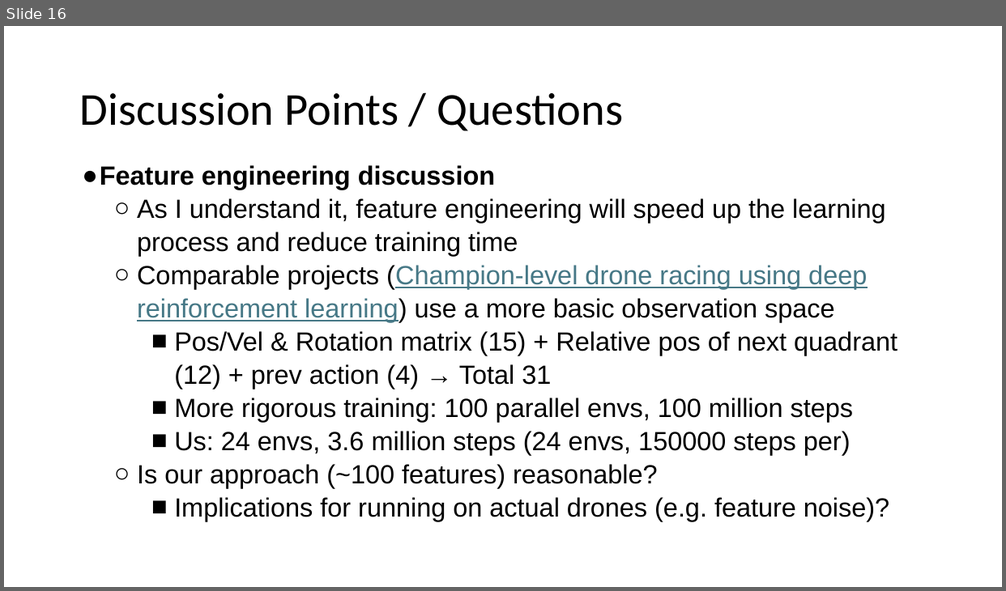
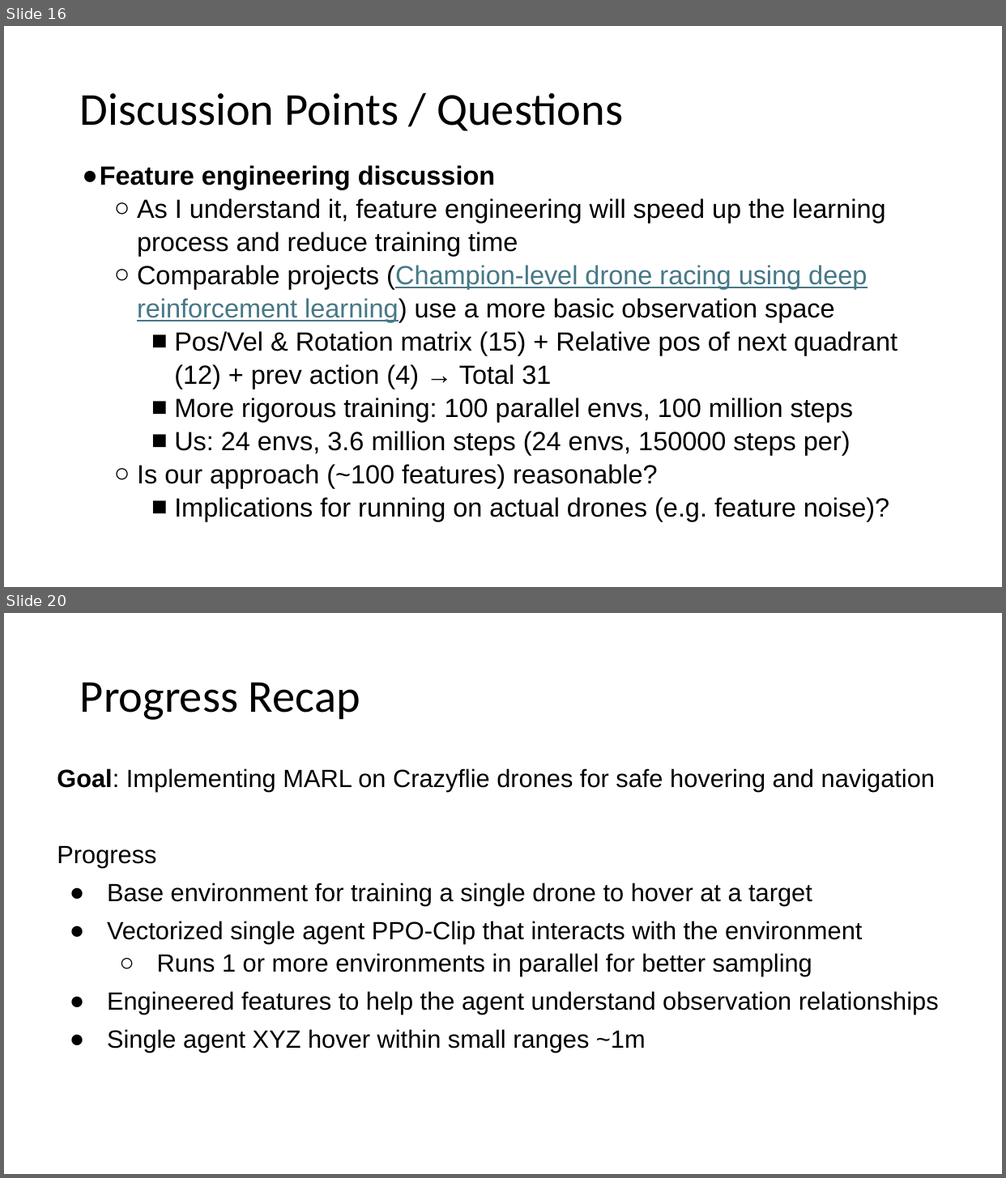
Before and after one commit to shazia-dewan/multi-agentCrazyflieLift, a slide deck: docs/MIRL LAB Honours Project Bi-Weekly Update.pptx. Shown one above the other, each under a label of ours: slide 16 before the commit, slides 16 and 20 after it; the slides between them are not shown. The pictures are 1006x591 and 1006x1178 pixels, drawn with LibreOffice and Linux fonts; fonts in the diff are those of the drawing. Boxes give left, top, right and bottom in pixels: in the first picture for what was removed or moved away, otherwise in the second. Text is boxed around its words. In the diff, an @@ line names an element or a change of style, - is before the commit and + after.

```diff
--- a/docs/MIRL LAB Honours Project Bi-Weekly Update.pptx
+++ b/docs/MIRL LAB Honours Project Bi-Weekly Update.pptx
@@ slide 20 added at (x1=4, y1=613, x2=1002, y2=1174), background #FFFFFF @@
@@ title added at (x1=80, y1=682, x2=360, y2=720), 33 pt, text #000000 @@
+Progress Recap
@@ text added at (x1=57, y1=769, x2=939, y2=1053), 18 pt, text #000000 @@
+Goal: Implementing MARL on Crazyflie drones for safe hovering and navigation
+Progress
+● Base environment for training a single drone to hover at a target
+● Vectorized single agent PPO-Clip that interacts with the environment
+  ○ Runs 1 or more environments in parallel for better sampling
+● Engineered features to help the agent understand observation relationships
+● Single agent XYZ hover within small ranges ~1m
```
Also in this commit, not shown: 3 slides changed, 7 other slides added, 12 other files.
